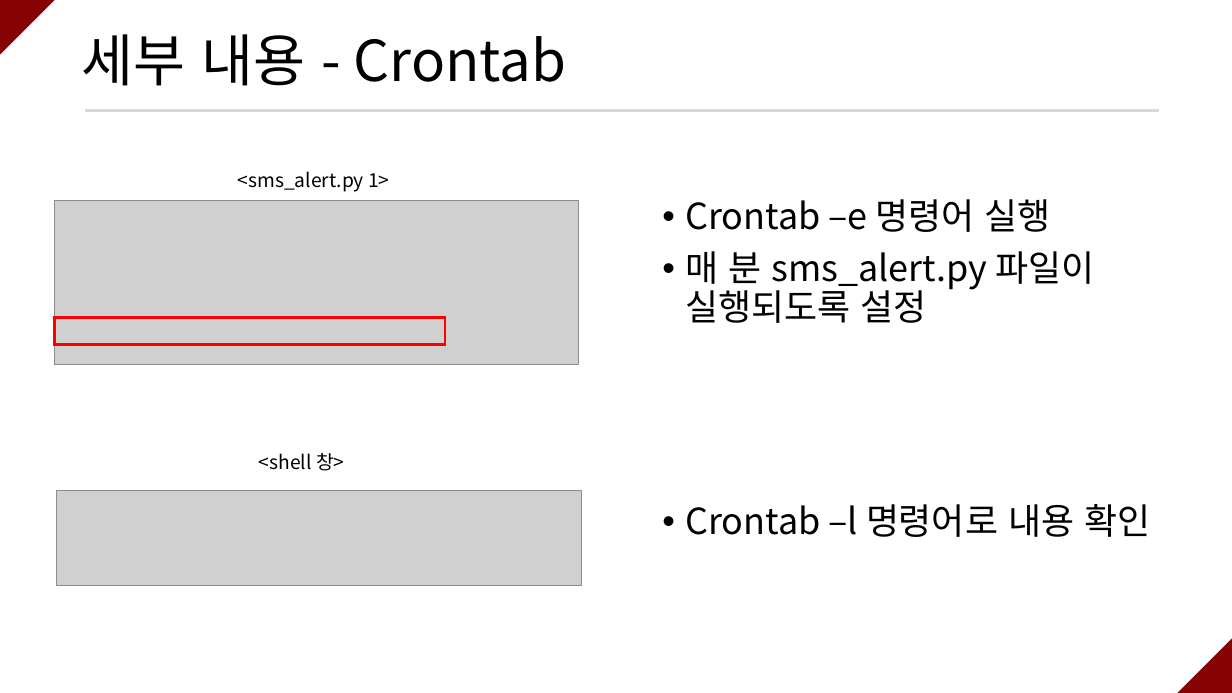
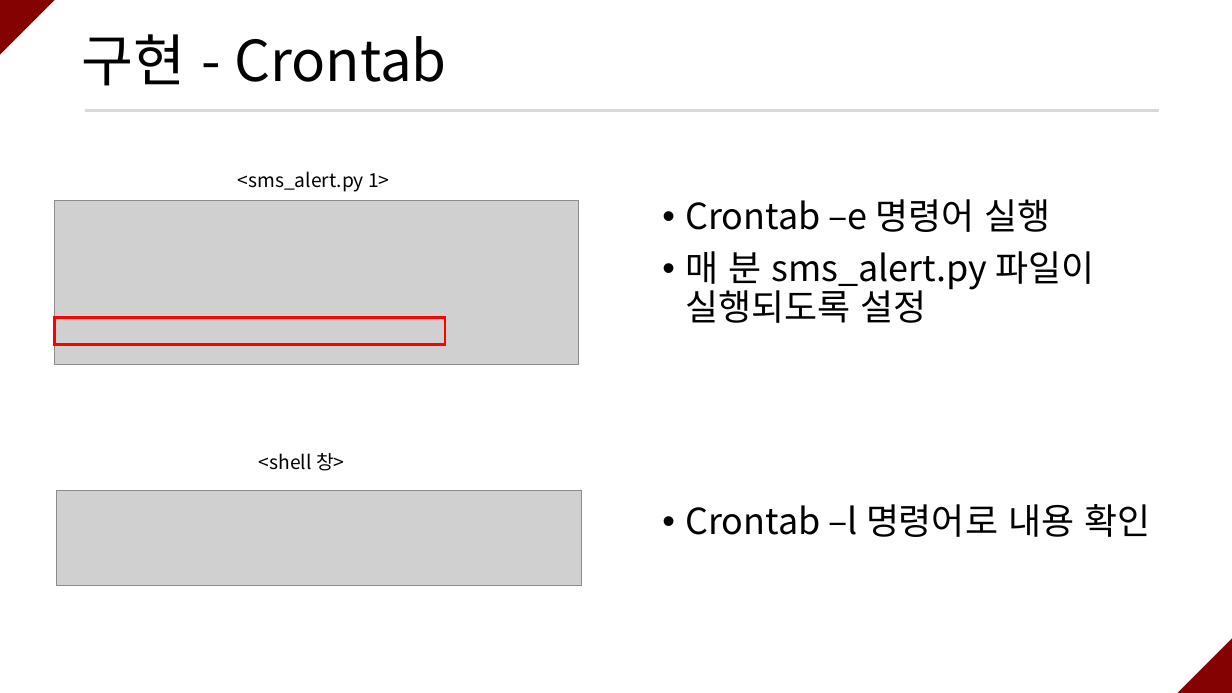
Before and after one commit to ramieeee/self_learning, a slide deck: slide 18 of semi_projects/보안탐지 및 SMS 알람/연람희_보안탐지 및 SMS 알람.pptx (slide 16 before the commit). Drawn at 1232x693 pixels with LibreOffice and Linux fonts; fonts in the diff are those of the drawing; grey boxes stand for pictures. Boxes give left, top, right and bottom in pixels: in the first picture for what was removed or moved away, otherwise in the second. Text is boxed around its words. In the diff, an @@ line names an element or a change of style, - is before the commit and + after.

```diff
--- a/semi_projects/보안탐지 및 SMS 알람/연람희_보안탐지 및 SMS 알람.pptx
+++ b/semi_projects/보안탐지 및 SMS 알람/연람희_보안탐지 및 SMS 알람.pptx
@@ title at [82,34,447,86]: text changed @@
-세부 내용 - Crontab
+구현 - Crontab
```
Also in this commit, not shown: 14 other slides changed, 4 slides added, 2 slides removed.
